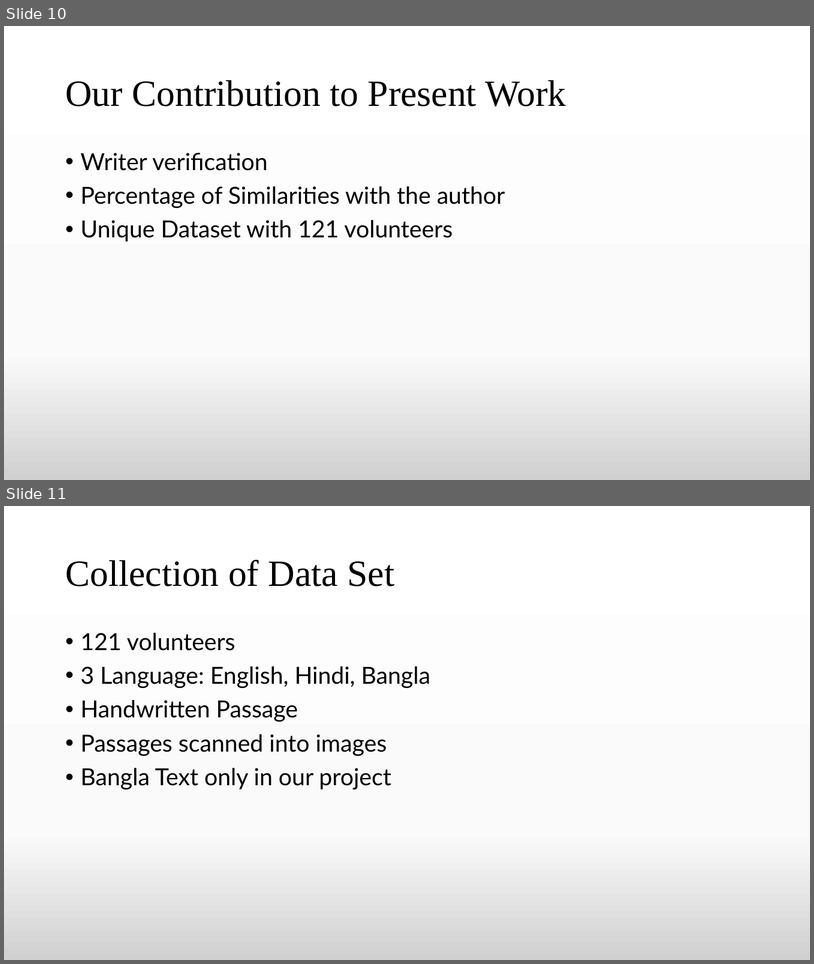
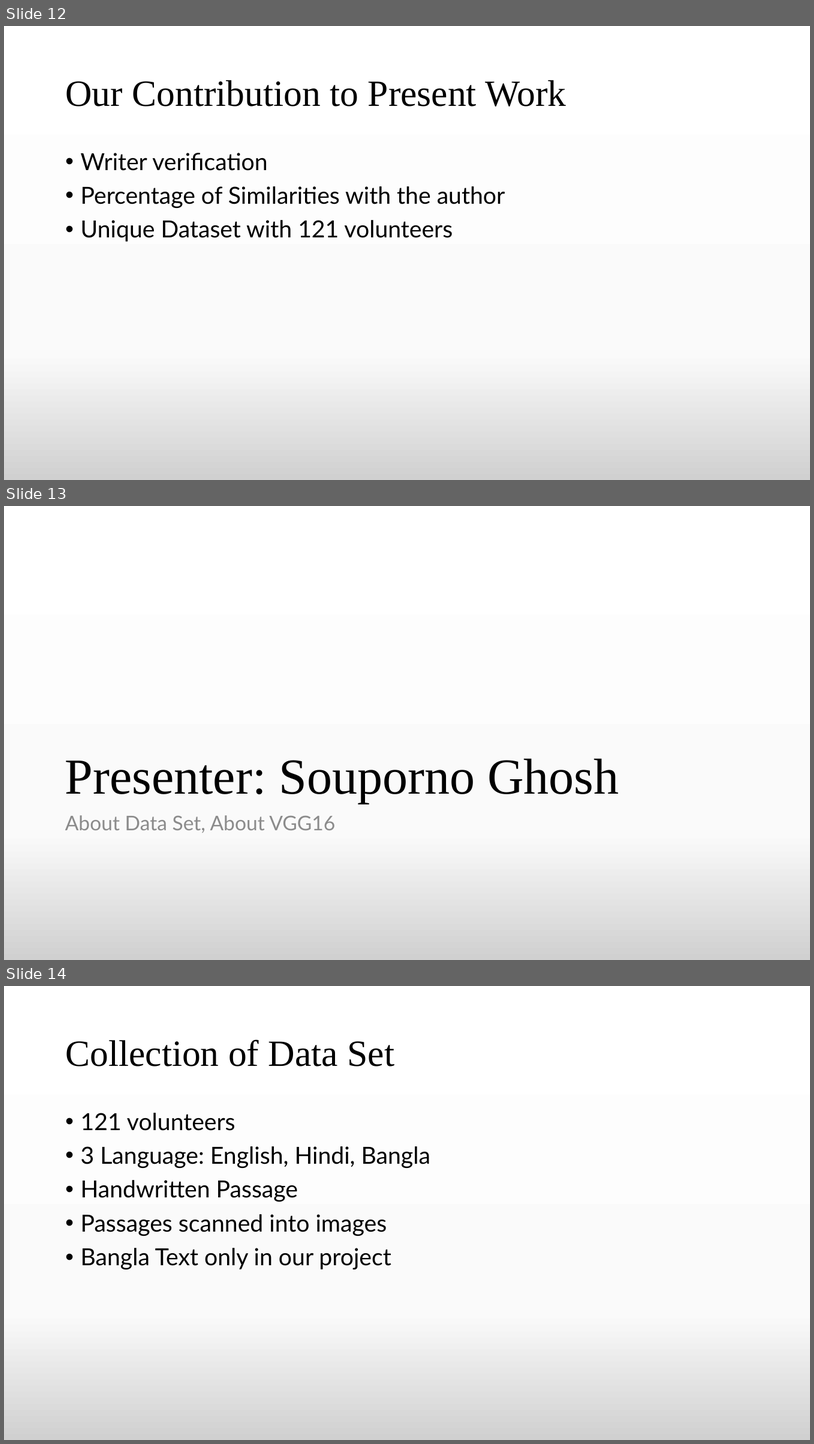
Before and after one commit to TheAnonymousMan/local-language-recognition-gcelt-class-2021, a slide deck: Documentation/4th Year Project Presentation.pptx. Shown one above the other, each under a label of ours: slides 10 and 11 before the commit, slides 12, 13 and 14 after it. The pictures are 814x964 and 814x1444 pixels, drawn with LibreOffice and Linux fonts; fonts in the diff are those of the drawing. Boxes give left, top, right and bottom in pixels: in the first picture for what was removed or moved away, otherwise in the second. Text is boxed around its words. In the diff, an @@ line names an element or a change of style, - is before the commit and + after.

```diff
--- a/Documentation/4th Year Project Presentation.pptx
+++ b/Documentation/4th Year Project Presentation.pptx
@@ slide 13 added at [4, 506, 810, 960], background gradient #FFFFFF to #FBFBFB to #D1D1D1 @@
@@ title added at [65, 758, 619, 803], 60 pt, text #000000 @@
+Presenter: Souporno Ghosh
@@ text added at [65, 815, 335, 832], 24 pt, text #8C8C8C @@
+About Data Set, About VGG16
@@ what was slide 10 is now slide 12 @@
@@ what was slide 11 is now slide 14 @@
```
Also in this commit, not shown: 3 other slides added.
